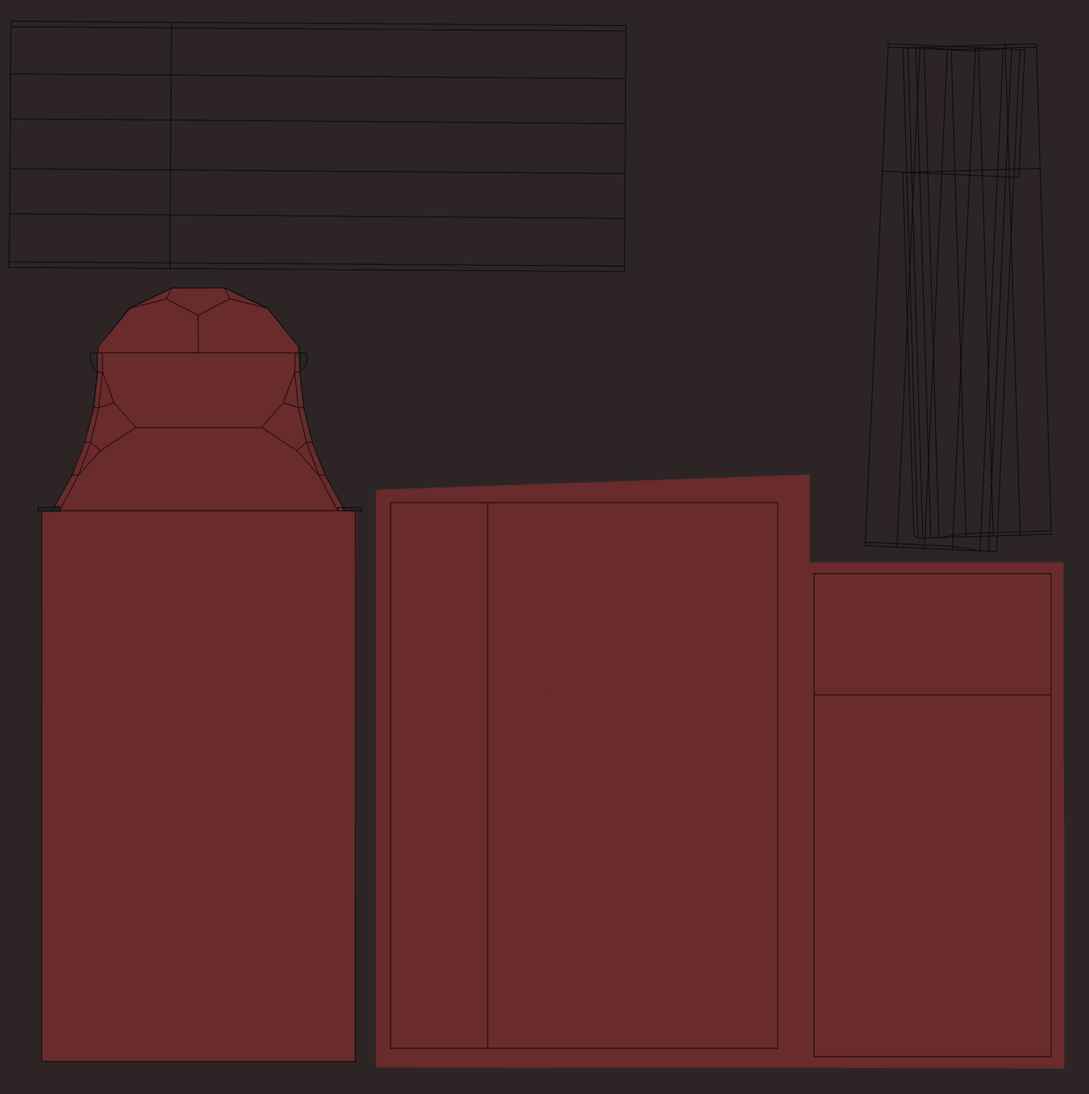
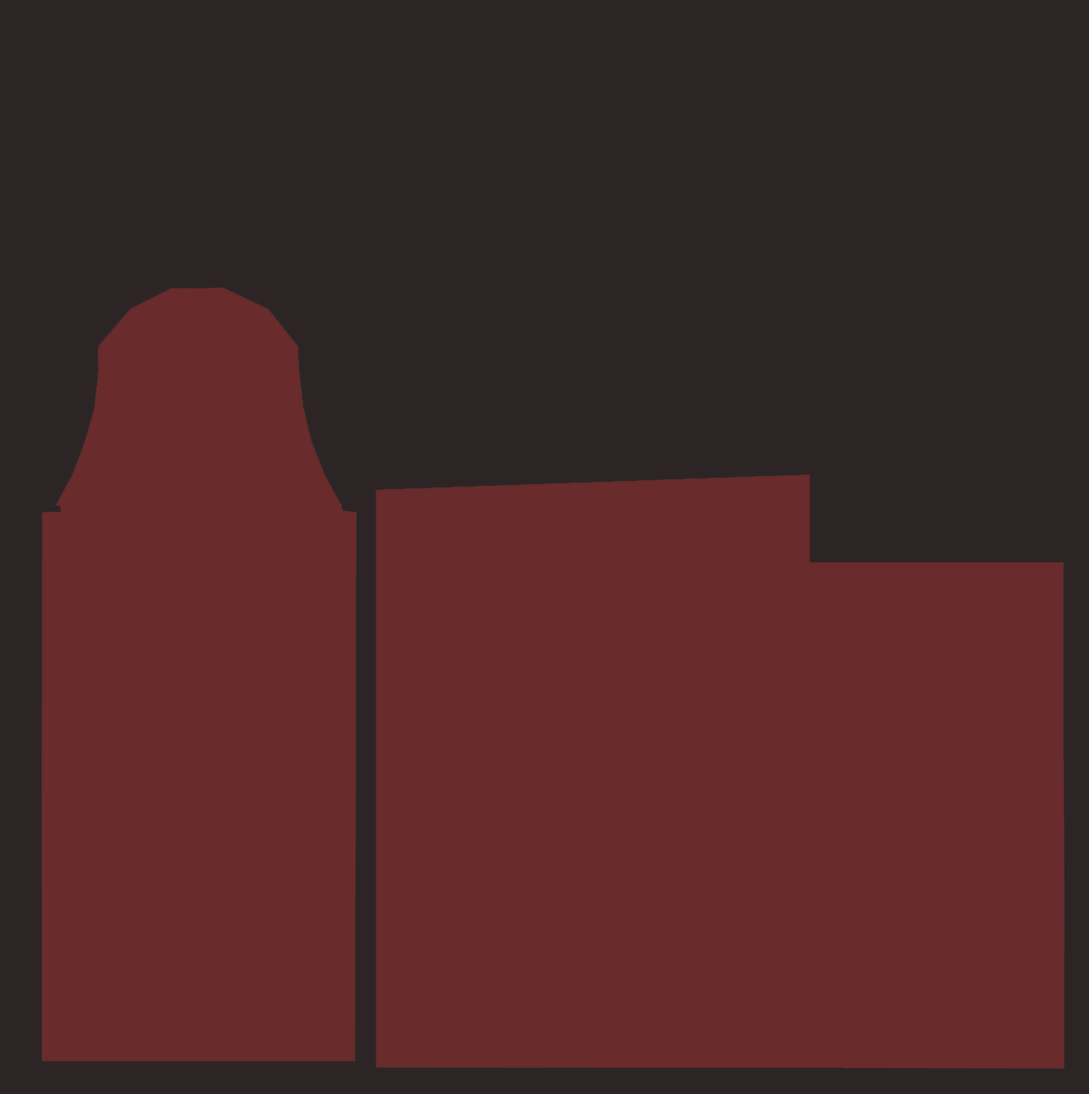
The second 1089x1094 image is a revision of the first. Changes to its layers:
hid "huis 3" over bbox(8, 20, 1052, 1063)
